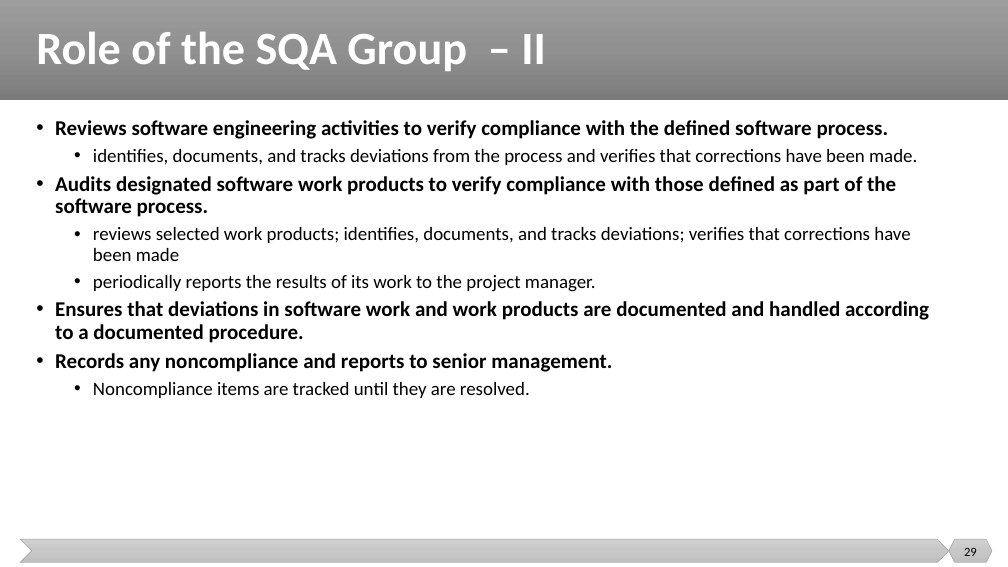
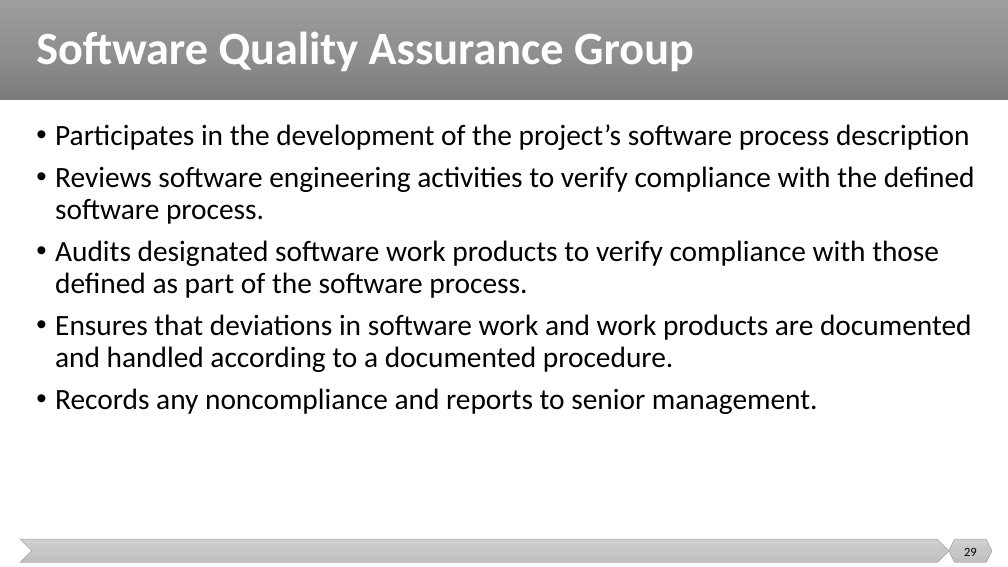
Before and after one commit to malenezi/malenezi, a slide deck: slide 29 of SE423/Lectures/7-Quality/Quality.pptx. Drawn at 1008x567 pixels with LibreOffice and Linux fonts; fonts in the diff are those of the drawing. Boxes give left, top, right and bottom in pixels: in the first picture for what was removed or moved away, otherwise in the second. Text is boxed around its words. In the diff, an @@ line names an element or a change of style, - is before the commit and + after.

```diff
--- a/SE423/Lectures/7-Quality/Quality.pptx
+++ b/SE423/Lectures/7-Quality/Quality.pptx
@@ title at <box>36,31,694,71</box>: text changed @@
-Role of the SQA Group – II
+Software Quality Assurance Group
@@ text at <box>55,124,969,150</box>: paragraph added @@
+• Participates in the development of the project’s software process description
@@ text at <box>93,149,917,165</box>: paragraph removed @@
-  • identifies, documents, and tracks deviations from the process and verifies that corrections have been made.
@@ text at <box>55,166,975,414</box>: size 20 to 28 pt, bold off in "Reviews software engineering activities to verify compliance ...", "Audits designated software work products to verify ...", "Ensures that deviations in software work and ...", "Records any noncompliance and reports to senior ..."; more space between paragraphs @@
@@ text at <box>93,227,910,292</box>: paragraphs removed @@
-  • reviews selected work products; identifies, documents, and tracks deviations; verifies that corrections have been made
-  • periodically reports the results of its work to the project manager.
@@ text at <box>93,382,530,398</box>: paragraph removed @@
-  • Noncompliance items are tracked until they are resolved.
```
Also in this commit, not shown: 11 other slides changed, 3 slides removed, 2 other files.
